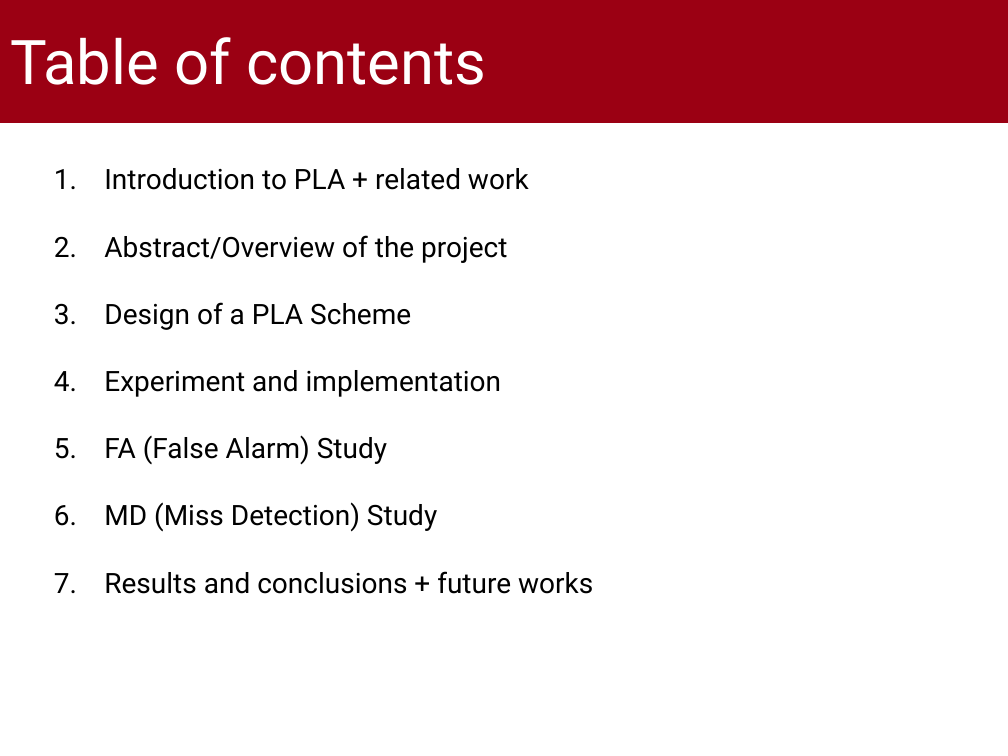
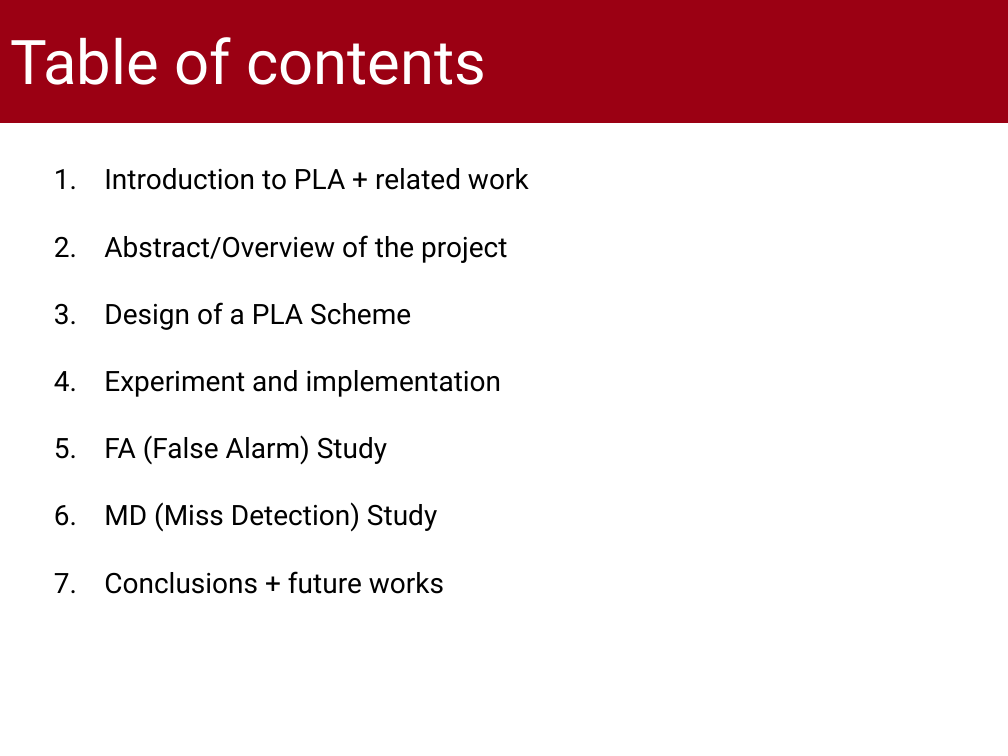
Before and after one commit to gabrielrovesti/PLA-Bluetooth-Environment, a slide deck: slide 2 of Third Part - Physical Layer Device Authentication/Slides/PLA Bluetooth Environment.pptx. Drawn at 1008x756 pixels with LibreOffice and Linux fonts; fonts in the diff are those of the drawing; background and template pictures are left out. Boxes give left, top, right and bottom in pixels: in the first picture for what was removed or moved away, otherwise in the second. Text is boxed around its words. In the diff, an @@ line names an element or a change of style, - is before the commit and + after.

```diff
--- a/Third Part - Physical Layer Device Authentication/Slides/PLA Bluetooth Environment.pptx
+++ b/Third Part - Physical Layer Device Authentication/Slides/PLA Bluetooth Environment.pptx
@@ text at box(104, 571, 444, 594): text changed @@
-7. Results and conclusions + future works
+7. Conclusions + future works
```
Also in this commit, not shown: 4 other slides changed, 3 slides added, 2 other files.
